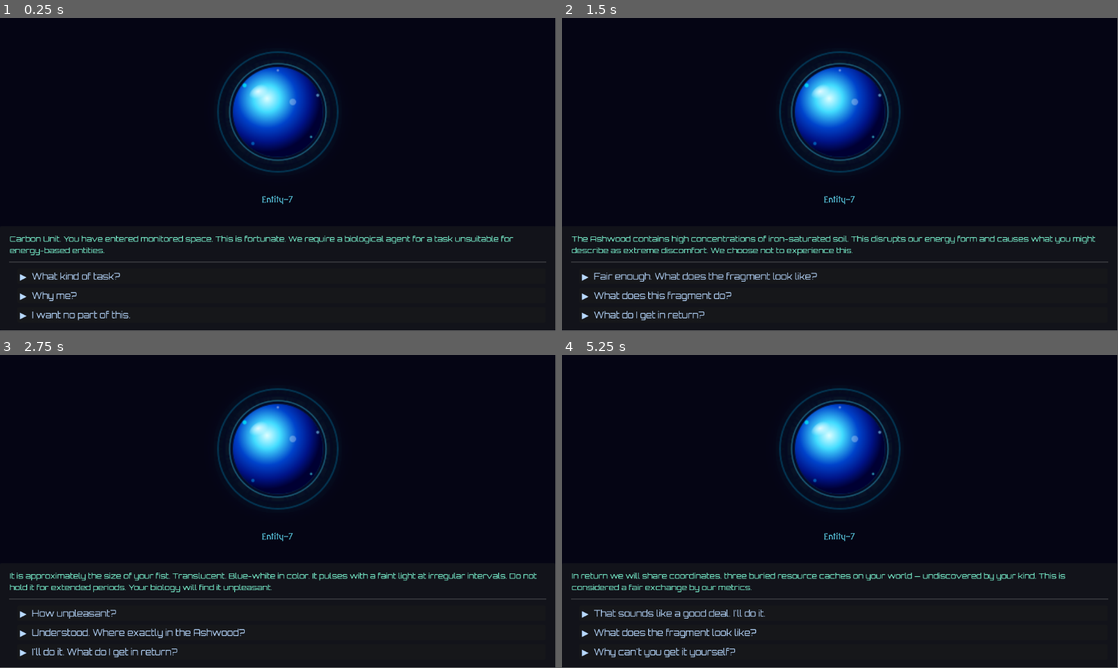
Above: before the commit, frames 1-4 (two rows, left to right).
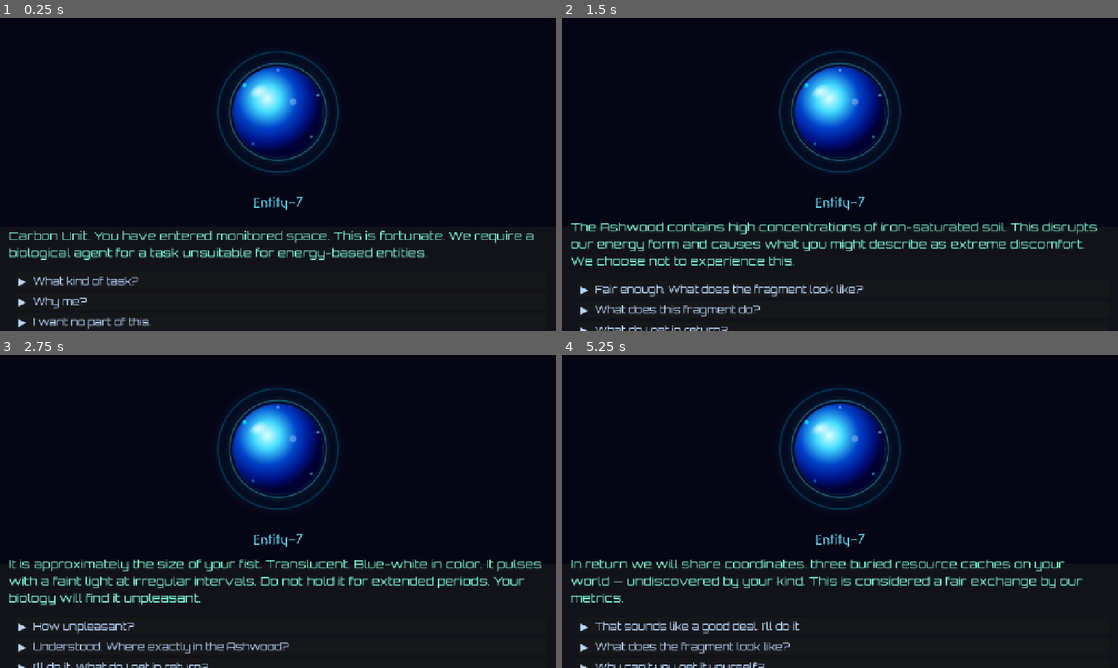
Above: after the commit, the same moments.

Repository: sarafritz88/dialogtester
Game: Godot game, scene res://main.tscn
Two runs of this game, one before a commit and one after it. Both use one fixed random seed, a clock stepped at 60 frames per second and the inputs below.
Inputs:
- Up to frame 1 (0.25 s): no input
- Up to frame 2 (1.5 s): click "▶ What kind of task?" at 0.5 s; click "▶ Why can't you get it yourse…" at 1.25 s
- Up to frame 3 (2.75 s): click "▶ Fair enough. What does the …" at 2 s
- Up to frame 4 (5.25 s): click "▶ How unpleasant?" at 2.75 s; click "▶ On MOST species?" at 3.5 s; click "▶ ...Fine. Where in the Ashwo…" at 4.25 s; click "▶ What do I get in return aga…" at 5 s
In our replay, the window is 799x449 before the commit and 800x450 after it. These sizes can differ from the game's own. Grey fills any space a smaller window leaves; there, only what the larger window draws over its background counts as a difference.

The runs differ from the first frame. In frame 1, 4.8% of the frame differs, in the area x 1-99%, y 10-100%; in frame 2, 7.3%; in frame 3, 7.0%; in frame 4, 6.4%.

Commit message:
Increase font sizes and add stretch mode for web display
Co-Authored-By: Claude Opus 4.6 <noreply@anthropic.com>

Diff:
--- a/main.gd
+++ b/main.gd
@@ -41,7 +41,7 @@
 func _ready() -> void:
 	# Apply font to the static NPC speech label in the dialog box
 	npc_text.add_theme_font_override("font", alien_font)
-	npc_text.add_theme_font_size_override("font_size", 16)
+	npc_text.add_theme_font_size_override("font_size", 28)
 	npc_text.add_theme_color_override("font_color", Color(0.5, 1.0, 0.85, 1.0))
 	load_dialog_from_file(DIALOG_FILE)
 	_register_js_bridge()
@@ -138,7 +138,7 @@
 	btn.alignment = HORIZONTAL_ALIGNMENT_LEFT
 	btn.size_flags_horizontal = Control.SIZE_EXPAND_FILL
 	btn.add_theme_font_override("font", alien_font)
-	btn.add_theme_font_size_override("font_size", 18)
+	btn.add_theme_font_size_override("font_size", 24)
 	# Player choices: cool silver-blue, distinct from warm NPC parchment
 	btn.add_theme_color_override("font_color", Color(0.72, 0.85, 1.0, 1.0))
 	btn.add_theme_color_override("font_hover_color", Color(1.0, 1.0, 1.0, 1.0))
@@ -160,7 +160,7 @@
 	restart_btn.alignment = HORIZONTAL_ALIGNMENT_LEFT
 	restart_btn.size_flags_horizontal = Control.SIZE_EXPAND_FILL
 	restart_btn.add_theme_font_override("font", alien_font)
-	restart_btn.add_theme_font_size_override("font_size", 15)
+	restart_btn.add_theme_font_size_override("font_size", 22)
 	restart_btn.add_theme_color_override("font_color", Color(0.72, 0.85, 1.0, 1.0))
 	restart_btn.add_theme_color_override("font_hover_color", Color(1.0, 1.0, 1.0, 1.0))
 	restart_btn.add_theme_color_override("font_pressed_color", Color(0.5, 0.7, 1.0, 1.0))
--- a/main.tscn
+++ b/main.tscn
@@ -52,7 +52,7 @@
 grow_vertical = 2
 theme_override_colors/font_color = Color(0.4, 0.9, 1, 1)
 theme_override_fonts/font = ExtResource("3_font")
-theme_override_font_sizes/font_size = 18
+theme_override_font_sizes/font_size = 32
 text = "NPC Name"
 horizontal_alignment = 1
 
--- a/project.godot
+++ b/project.godot
@@ -15,6 +15,13 @@
 config/features=PackedStringArray("4.6", "GL Compatibility")
 config/icon="res://icon.svg"
 
+[display]
+
+window/size/viewport_width=1280
+window/size/viewport_height=720
+window/stretch/mode="canvas_items"
+window/stretch/aspect="expand"
+
 [physics]
 
 3d/physics_engine="Jolt Physics"
